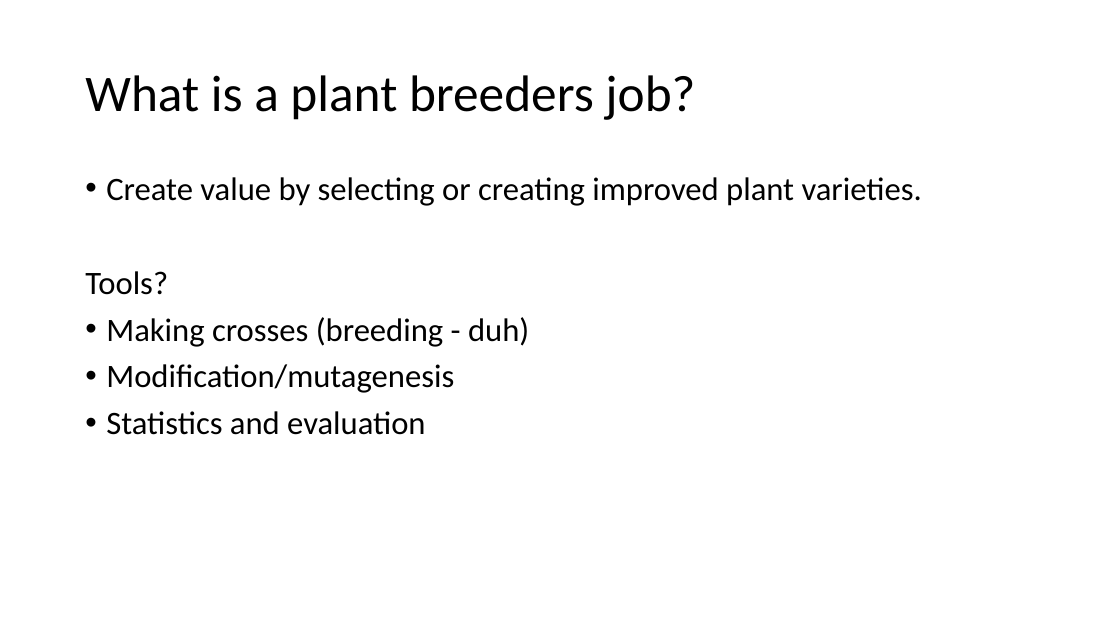
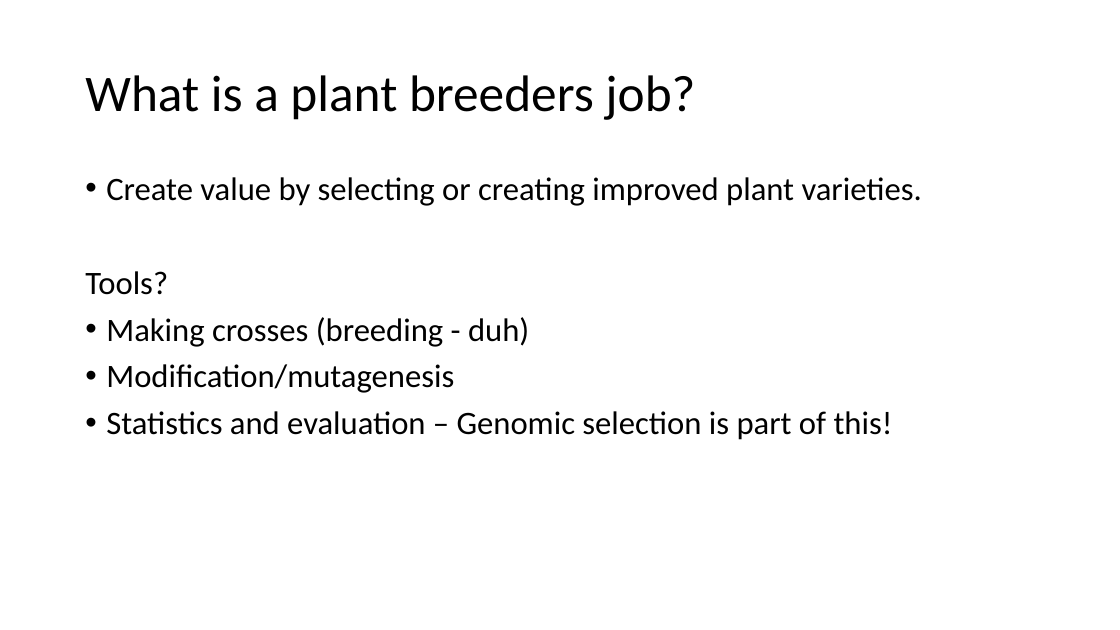
Before and after one commit to ter56/September2_2021_class, a slide deck: slide 5 of AdditiveModels_9_2_2021.pptx (slide 4 before the commit). Drawn at 1120x630 pixels with LibreOffice and Linux fonts; fonts in the diff are those of the drawing. Boxes give left, top, right and bottom in pixels: in the first picture for what was removed or moved away, otherwise in the second. Text is boxed around its words. In the diff, an @@ line names an element or a change of style, - is before the commit and + after.

```diff
--- a/AdditiveModels_9_2_2021.pptx
+++ b/AdditiveModels_9_2_2021.pptx
@@ text at [106, 411, 893, 440]: text changed @@
-• Statistics and evaluation
+• Statistics and evaluation – Genomic selection is part of this!
```
Also in this commit, not shown: 10 other slides changed, 4 slides added, 2 slides removed, 1 other file.
